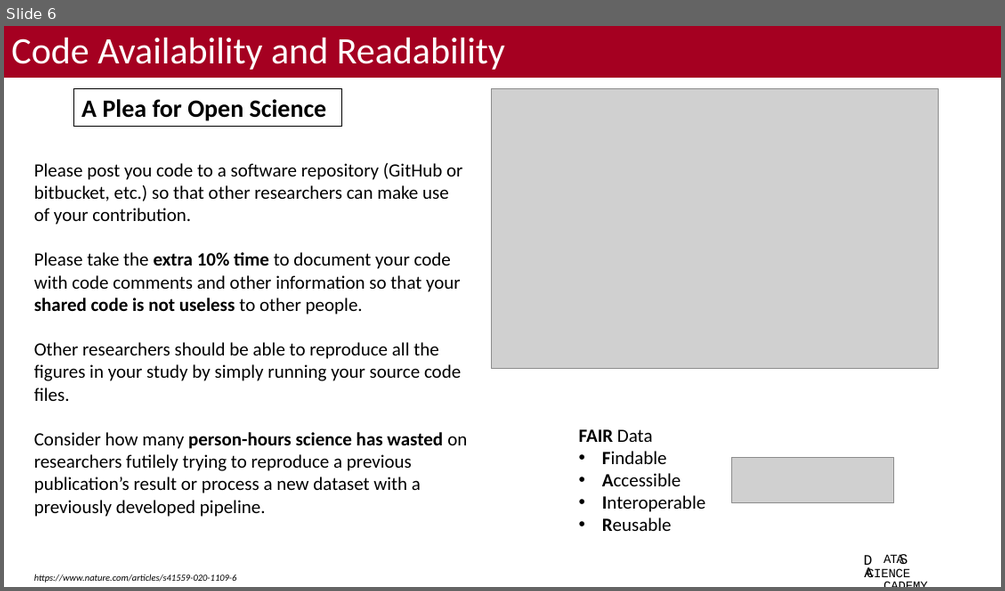
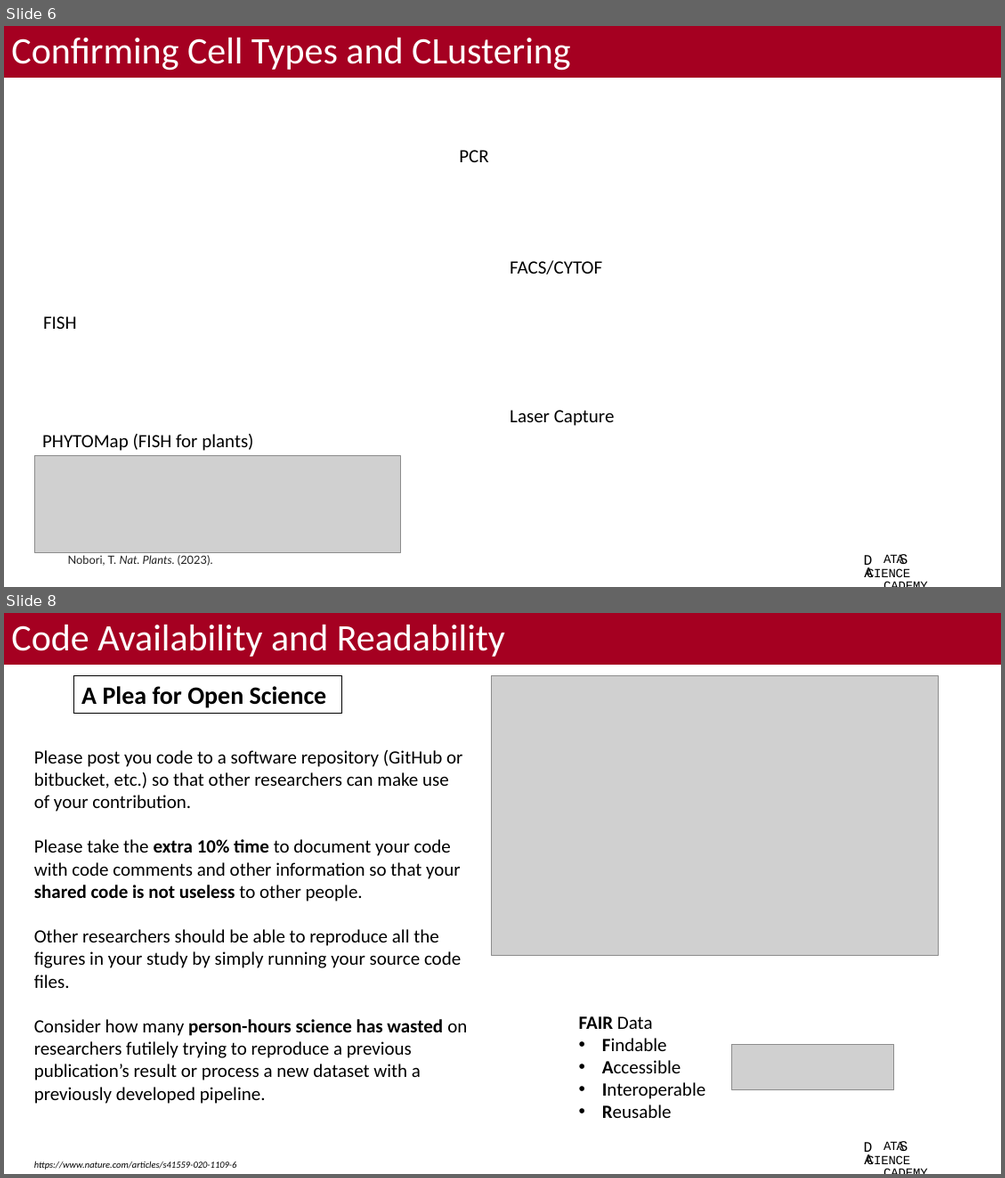
Before and after one commit to bacorli2/scrna_workshop, a slide deck: M7_Summary/M7_Best_Practices.pptx. Shown one above the other, each under a label of ours: slide 6 before the commit, slides 6 and 8 after it; the slides between them are not shown. The pictures are 1005x591 and 1005x1178 pixels, drawn with LibreOffice and Linux fonts; fonts in the diff are those of the drawing; grey boxes stand for pictures; background and template pictures are left out. Boxes give left, top, right and bottom in pixels: in the first picture for what was removed or moved away, otherwise in the second. Text is boxed around its words. In the diff, an @@ line names an element or a change of style, - is before the commit and + after.

```diff
--- a/M7_Summary/M7_Best_Practices.pptx
+++ b/M7_Summary/M7_Best_Practices.pptx
@@ slide 6 added at box(4, 26, 1001, 587), background #FFFFFF; not listed: 4 template elements that a slide beside it also shows @@
@@ title added at box(4, 26, 1001, 78), fill #A50021, 36 pt, text #FFFFFF @@
+Confirming Cell Types and CLustering
@@ text added at box(459, 150, 488, 162), 18 pt, text #000000 @@
+PCR
@@ text added at box(510, 260, 602, 274), 18 pt, text #000000 @@
+FACS/CYTOF
@@ text added at box(43, 316, 77, 329), 18 pt, text #000000 @@
+FISH
@@ text added at box(510, 410, 615, 426), 18 pt, text #000000 @@
+Laser Capture
@@ text added at box(42, 434, 253, 451), 18 pt, text #000000 @@
+PHYTOMap (FISH for plants)
@@ picture added at box(35, 455, 401, 553) @@
@@ text added at box(68, 555, 213, 565), 11 pt, text #222222 @@
+Nobori, T. Nat. Plants. (2023).
@@ what was slide 6 is now slide 8 @@
```
Also in this commit, not shown: 3 slides changed, 2 other slides added, 1 slide removed, 1 other file.
